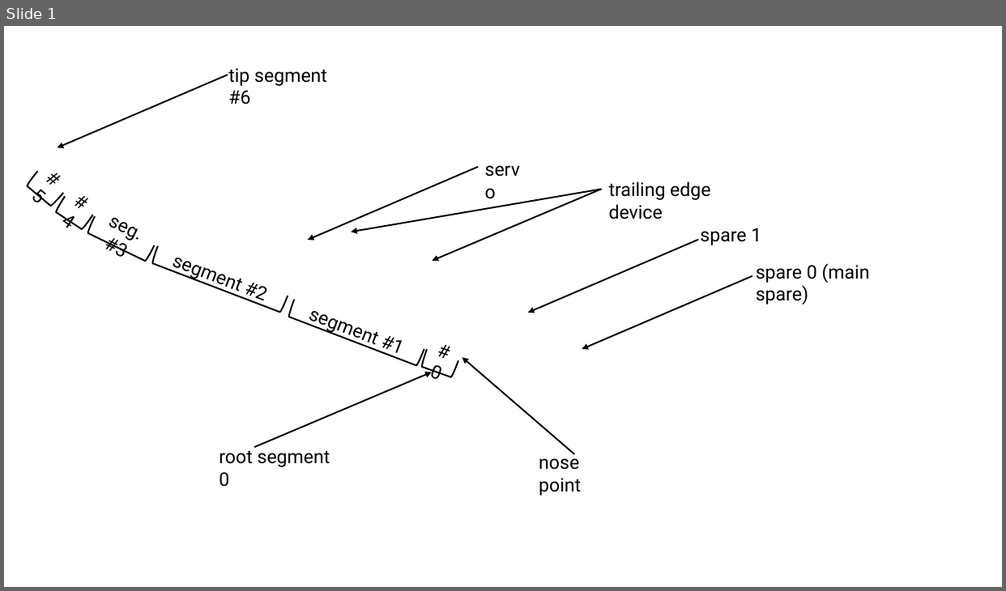
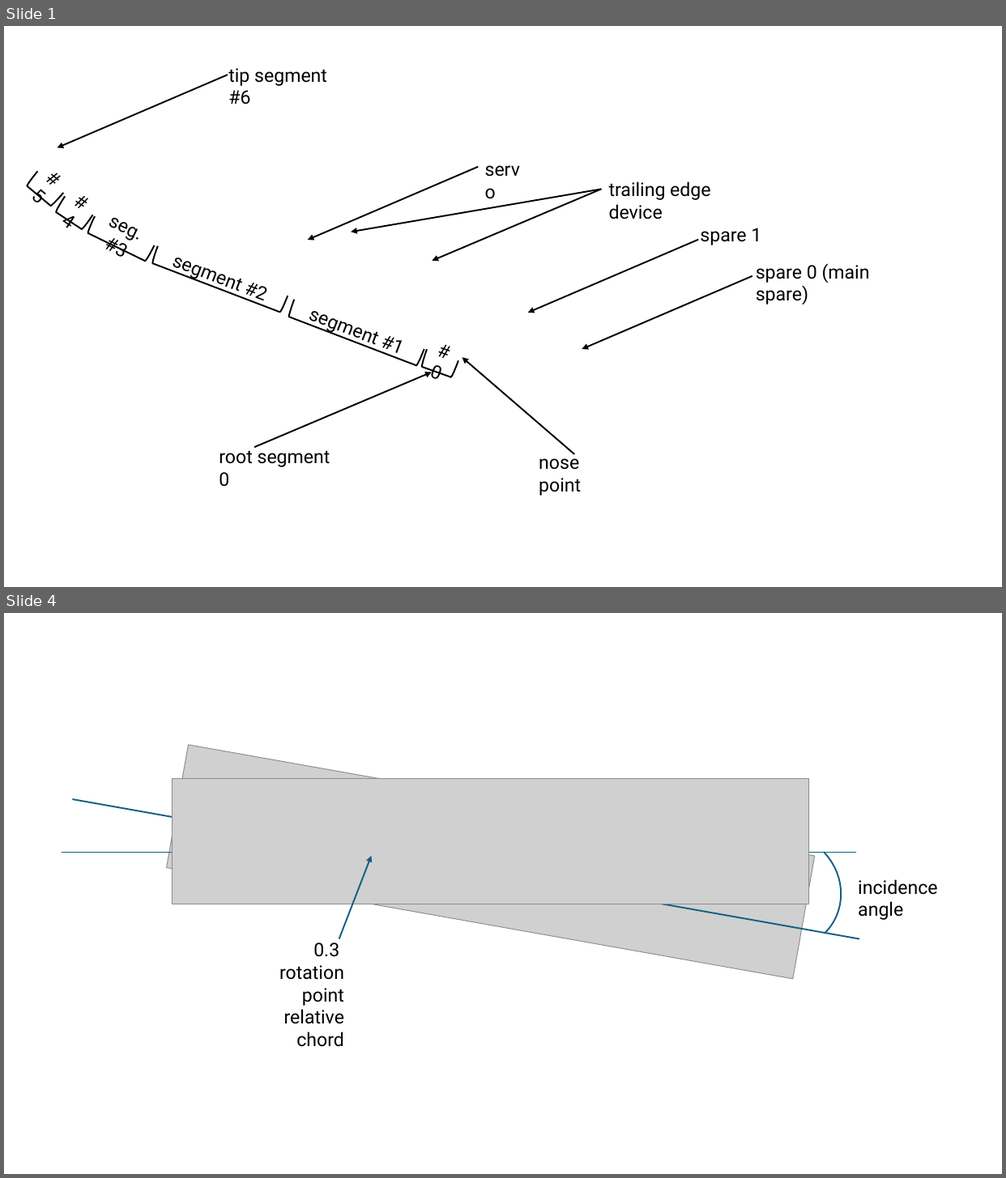
Before and after one commit to szymansk/da3Dalus, a slide deck: docs/images/images with text.pptx. Shown one above the other, each under a label of ours: slide 1 before the commit, slides 1 and 4 after it; the slides between them are not shown. The pictures are 1006x591 and 1006x1178 pixels, drawn with LibreOffice and Linux fonts; fonts in the diff are those of the drawing; grey boxes stand for pictures; background and template pictures are left out. Boxes give left, top, right and bottom in pixels: in the first picture for what was removed or moved away, otherwise in the second. Text is boxed around its words. In the diff, an @@ line names an element or a change of style, - is before the commit and + after.

```diff
--- a/docs/images/images with text.pptx
+++ b/docs/images/images with text.pptx
@@ slide 4 added at bbox=[4, 613, 1002, 1174], background #FFFFFF @@
@@ picture added at bbox=[167, 744, 815, 979] @@
@@ picture added at bbox=[172, 779, 809, 905] @@
@@ line added from (859, 939) to (72, 799), #156082 1.5 pt @@
@@ arc (boxed as its full ellipse) added at bbox=[702, 810, 864, 973], outline #156082 1.5 pt @@
@@ line added from (857, 853) to (62, 853), #156082 1.5 pt @@
@@ arrow added from (339, 939) to (372, 856), #156082 1.5 pt @@
@@ text added at bbox=[858, 879, 937, 920], 18 pt, text #000000 @@
+incidence
+angle
@@ text added at bbox=[279, 943, 344, 1047], 18 pt, text #000000 @@
+0.3
+rotation point
+relative chord
```
Also in this commit, not shown: 2 other slides added, 10 other files.
